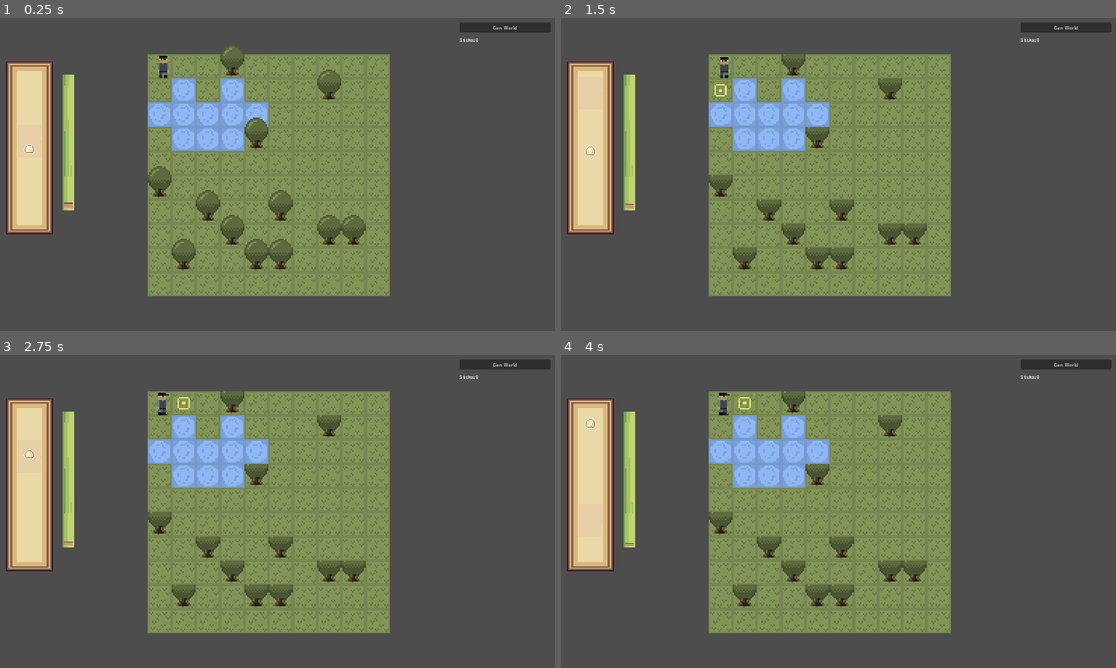
Above: before the commit, frames 1-4 (two rows, left to right).
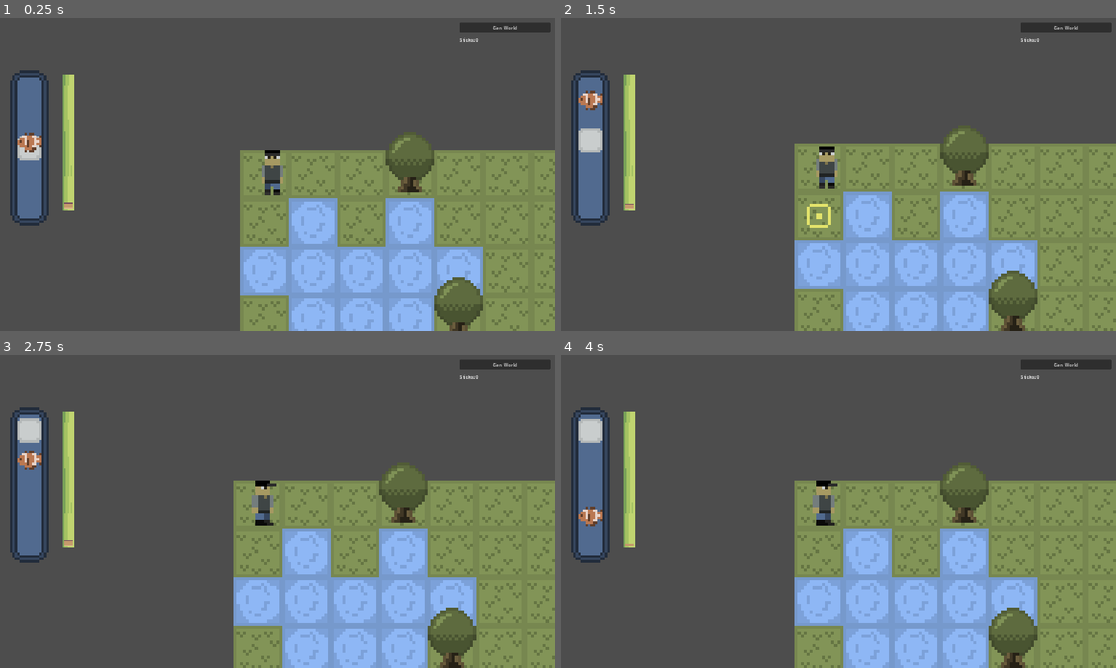
Above: after the commit, the same moments.

Repository: fatherboard28/Godot-Experiment
Game: Godot game, scene res://scenes/game_level.tscn
The game is run twice, just before and just after one commit, with the same random seed, the same clock (stepped at 60 frames per second) and the same inputs.
Inputs:
- Up to frame 1 (0.25 s): no input
- Up to frame 2 (1.5 s): hold D (right) 0.53-1.28 s; tap E (harvest, bound only before the commit) at 0.6 s; tap Q (reel) at 0.8, 1.35 s; hold S (down) from 1.28 s (still down)
- Up to frame 3 (2.75 s): tap E (harvest, bound only before the commit) at 1.55, 2.1 s; release S (down) at 2.03 s; hold D (right) from 2.03 s (still down); tap Q (reel) at 2.3 s
- Up to frame 4 (4 s): release D (right) at 2.78 s; hold W (up) 2.78-3.53 s; tap Q (reel) at 2.85, 3.8 s; tap E (harvest, bound only before the commit) at 3.05, 3.6 s; hold A (left) from 3.53 s (still down)

The runs differ from the first frame. In frame 1, 54% of the frame differs, in the area x 1-100%, y 9-100%; in frame 2, 54%, in the area x 1-100%, y 11-100%; in frame 3, 54%; in frame 4, 54%.

Commit message:
switched over all art

Diff:
--- a/project.godot
+++ b/project.godot
@@ -51,7 +51,7 @@
 "events": [Object(InputEventKey,"resource_local_to_scene":false,"resource_name":"","device":-1,"window_id":0,"alt_pressed":false,"shift_pressed":false,"ctrl_pressed":false,"meta_pressed":false,"pressed":false,"keycode":0,"physical_keycode":87,"key_label":0,"unicode":119,"echo":false,"script":null)
 ]
 }
-harvest={
+interact={
 "deadzone": 0.5,
 "events": [Object(InputEventKey,"resource_local_to_scene":false,"resource_name":"","device":-1,"window_id":0,"alt_pressed":false,"shift_pressed":false,"ctrl_pressed":false,"meta_pressed":false,"pressed":false,"keycode":0,"physical_keycode":69,"key_label":0,"unicode":101,"echo":false,"script":null)
 ]
--- a/scenes/fish_panel.tscn
+++ b/scenes/fish_panel.tscn
@@ -1,17 +1,15 @@
-[gd_scene load_steps=9 format=3 uid="uid://cwbbroj7okj11"]
+[gd_scene load_steps=7 format=3 uid="uid://cwbbroj7okj11"]
 
 [ext_resource type="Script" path="res://scripts/fish.gd" id="1_tryia"]
-[ext_resource type="Texture2D" uid="uid://bdcmnjlhs6ilt" path="res://art/testart/barart2.png" id="2_0var0"]
-[ext_resource type="Texture2D" uid="uid://tg5ouvyppgm8" path="res://art/Sprout Lands - Sprites - Basic pack/Objects/Egg item.png" id="3_0l13a"]
-[ext_resource type="Texture2D" uid="uid://q61m38lf2f3t" path="res://art/Sprout Lands - Sprites - Basic pack/Tilesets/Tilled Dirt.png" id="3_0s5fu"]
+[ext_resource type="Texture2D" uid="uid://bo3dri22p1kry" path="res://art/testart/newTest.png" id="2_lt8xn"]
 [ext_resource type="Texture2D" uid="uid://vlnwin23376i" path="res://art/Sprout Lands - Sprites - Basic pack/Tilesets/Hills.png" id="7_ps7yl"]
 [ext_resource type="Texture2D" uid="uid://bjiucca2sto7v" path="res://art/Sprout Lands - Sprites - Basic pack/Tilesets/Wooden House.png" id="8_c1yo4"]
 
 [sub_resource type="RectangleShape2D" id="RectangleShape2D_u6g4u"]
-size = Vector2(7.93745, 23.0928)
+size = Vector2(5.57544, 10.125)
 
 [sub_resource type="RectangleShape2D" id="RectangleShape2D_08dgs"]
-size = Vector2(20, 14.2)
+size = Vector2(7.5, 14.2)
 
 [node name="fish_panel" type="CanvasLayer"]
 script = ExtResource("1_tryia")
@@ -19,37 +17,41 @@
 [node name="panel" type="Sprite2D" parent="."]
 unique_name_in_owner = true
 position = Vector2(186, 475)
-scale = Vector2(5.20312, 4.54688)
-texture = ExtResource("2_0var0")
+scale = Vector2(8, 8)
+texture = ExtResource("2_lt8xn")
+hframes = 8
+vframes = 2
+frame = 8
 
 [node name="bar" type="Area2D" parent="panel"]
 unique_name_in_owner = true
 
 [node name="CollisionShape2D" type="CollisionShape2D" parent="panel/bar"]
-position = Vector2(0.0960922, -0.329872)
+position = Vector2(0.0625019, -0.5625)
 scale = Vector2(1.816, 1)
 shape = SubResource("RectangleShape2D_u6g4u")
 
 [node name="bar_sprite" type="Sprite2D" parent="panel/bar"]
-position = Vector2(1.90735e-06, -0.65979)
-scale = Vector2(1.42692, 2.22131)
-texture = ExtResource("3_0s5fu")
-hframes = 12
-vframes = 12
-frame = 1
+position = Vector2(2.08165e-12, 2.08165e-12)
+texture = ExtResource("2_lt8xn")
+hframes = 8
+vframes = 8
+frame = 33
 
-[node name="hook" type="Area2D" parent="panel"]
+[node name="fish" type="Area2D" parent="panel"]
 unique_name_in_owner = true
 
-[node name="CollisionShape2D" type="CollisionShape2D" parent="panel/hook"]
+[node name="CollisionShape2D" type="CollisionShape2D" parent="panel/fish"]
 position = Vector2(0.0500069, 0)
 rotation = -1.5708
 scale = Vector2(0.5, 0.5)
 shape = SubResource("RectangleShape2D_08dgs")
 
-[node name="hook_sprite" type="Sprite2D" parent="panel/hook"]
-scale = Vector2(0.5, 0.5)
-texture = ExtResource("3_0l13a")
+[node name="hook_sprite" type="Sprite2D" parent="panel/fish"]
+texture = ExtResource("2_lt8xn")
+hframes = 8
+vframes = 8
+frame = 41
 
 [node name="Sprite2D" type="Sprite2D" parent="."]
 position = Vector2(312, 457)
--- a/scenes/game_level.tscn
+++ b/scenes/game_level.tscn
@@ -1,9 +1,10 @@
-[gd_scene load_steps=5 format=3 uid="uid://dhhc4gsaykfmy"]
+[gd_scene load_steps=6 format=3 uid="uid://dhhc4gsaykfmy"]
 
 [ext_resource type="Script" path="res://scripts/controller.gd" id="1_2nybt"]
 [ext_resource type="PackedScene" uid="uid://dlso8ithhfaqh" path="res://scenes/player_cat.tscn" id="1_q4s3w"]
 [ext_resource type="PackedScene" uid="uid://by5vw77d8mi78" path="res://scenes/player_ui.tscn" id="3_nf1e8"]
 [ext_resource type="PackedScene" uid="uid://cwbbroj7okj11" path="res://scenes/fish_panel.tscn" id="3_xov3t"]
+[ext_resource type="Script" path="res://scripts/camera.gd" id="5_vm1xk"]
 
 [node name="GameLevel" type="Node2D"]
 position = Vector2(2, 0)
@@ -18,7 +19,9 @@
 unique_name_in_owner = true
 controller = NodePath("..")
 
-[node name="Camera2D" type="Camera2D" parent="."]
+[node name="camera" type="Camera2D" parent="."]
+unique_name_in_owner = true
 position = Vector2(2.08165e-12, 2.08165e-12)
-offset = Vector2(75, 75)
-zoom = Vector2(5, 5)
+offset = Vector2(2.08165e-12, 2.08165e-12)
+zoom = Vector2(10, 10)
+script = ExtResource("5_vm1xk")
--- a/scenes/player_cat.tscn
+++ b/scenes/player_cat.tscn
@@ -225,4 +225,4 @@
 flip_h = true
 hframes = 8
 vframes = 8
-frame = 18
+frame = 17
--- /dev/null
+++ b/scripts/camera.gd
@@ -0,0 +1,7 @@
+extends Camera2D
+
+@onready var player = %player
+
+func _physics_process(_delta):
+	position_smoothing_enabled = true
+	position = player.position
--- a/scripts/fish.gd
+++ b/scripts/fish.gd
@@ -1,7 +1,7 @@
 extends CanvasLayer
 class_name Fishing
 
-@onready var hook = %hook
+@onready var fish = %fish
 @onready var bar = %bar
 @onready var last_pressed = Time.get_ticks_msec()
 @onready var bar_last_dir_changed = Time.get_ticks_msec()
@@ -9,13 +9,13 @@
 
 var velocity : float = 0
 
-var bar_vel : float = 0
+var fish_vel : float = 0
 
 var points : float = 10
 var max_points : float = 100
 var count_points : bool = false
 
-var bounds : int = 45
+var bounds : int = 24
 
 var win : bool = false
 var lose : bool = false
@@ -35,36 +35,35 @@
 		progress.scale = Vector2(1,ratio)
 
 
-	#move hook------------------------------------------------
+	#move bar------------------------------------------------
 	if (Input.is_action_just_pressed("reel") && last_pressed+250 < Time.get_ticks_msec()):
 		last_pressed = Time.get_ticks_msec()
-		velocity += .5
+		velocity += .2
 
-	if (hook.position.y <= bounds && hook.position.y >= (-1 * bounds)):
-		hook.position += Vector2(0,(velocity*-1))
-		if (hook.position.y < (-1 * bounds)):
+	if (bar.position.y <= bounds && bar.position.y >= (-1 * bounds)):
+		bar.position += Vector2(0,(velocity*-1))
+		if (bar.position.y < (-1 * bounds)):
 			velocity = 0
-			hook.position = Vector2(hook.position.x, (-1 * bounds))
+			bar.position = Vector2(bar.position.x, (-1 * bounds))
 
-	if (hook.position.y >= bounds):
+	if (bar.position.y >= bounds):
 		velocity = 0
-		hook.position = Vector2(hook.position.x, bounds)
+		bar.position = Vector2(bar.position.x, bounds)
 	else:
-		velocity -= .4 * _delta
+		velocity -= .1 * _delta
 
-	#move bar------------------------------------------------
-
-	if (bar.position.y <= bounds && bar.position.y >= (-1*bounds)):
-		bar.position = Vector2(0, fish_path_1(Time.get_ticks_msec()))
-		if (bar.position.y < (-1*bounds)):
-			bar_vel = 0
-			bar.position = Vector2(0, (-1*bounds))
-		if (bar.position.y > bounds):
-			bar_vel= 0
-			bar.position = Vector2(0, bounds)
+	#move fish------------------------------------------------
+	if (fish.position.y <= bounds && fish.position.y >= (-1*bounds)):
+		fish.position = Vector2(0, fish_path_1(Time.get_ticks_msec()))
+		if (fish.position.y < (-1*bounds)):
+			fish_vel = 0
+			fish.position = Vector2(0, (-1*bounds))
+		if (fish.position.y > bounds):
+			fish_vel= 0
+			fish.position = Vector2(0, bounds)
 
 func fish_path_1(x : float) -> float:
-	return sin(x/1000) * 40
+	return sin(x/1000) * 20
 
 
 
--- a/scripts/map.gd
+++ b/scripts/map.gd
@@ -71,12 +71,14 @@
 	for x in tile_to_add.size():
 		place_tile(tile_to_add[x].pos, tile_to_add[x].type)
 
-func harvest_resource(pos : Vector2i) -> tile_type:
-	if (map[xy_to_index(pos.x, pos.y)] == tile_type.TREE):
-		tmap.set_cell(1, pos, -1, Vector2i(-1,-1))
-		map[xy_to_index(pos.x, pos.y)] = tile_type.GRASS
-		return tile_type.TREE
-	return tile_type.EMPTY
+func harvest_resource(pos : Vector2i, type : tile_type):
+	match type:
+		tile_type.TREE:
+			#remove  tree sprite
+			tmap.set_cell(1, pos, -1, Vector2i(-1,-1))
+			tmap.set_cell(2, Vector2i(pos.x, pos.y-1), -1, Vector2i(-1,-1))
+			#set the map tile to the correct thing
+			map[xy_to_index(pos.x, pos.y)] = tile_type.GRASS
 
 func place_tile(pos : Vector2i, type : tile_type) -> bool:
 	if ((pos.x > 8 || pos.x < 0 || pos.y > 8 || pos.y < 0) && type != tile_type.TREE_TOP):
--- a/scripts/player_cat.gd
+++ b/scripts/player_cat.gd
@@ -11,6 +11,8 @@
 @onready var map = get_node("/root/Map")
 var pos : Vector2i
 var selection : Vector2i
+
+var highlight_layer = 3
 
 
 
@@ -53,12 +55,12 @@
 	if (dir.get_dir(direction) && map.map[map.xy_to_index(tmp.x, tmp.y)] == map.tile_type.GRASS):
 		pos = tmp
 		position = map.tmap.map_to_local(pos)
-		map.tmap.clear_layer(3)
+		map.tmap.clear_layer(highlight_layer)
 		dir.set_dir(direction,false)
 	else:
 		dir.clear_all()
 		selection = direction + pos
-		map.tmap.clear_layer(3)
+		map.tmap.clear_layer(highlight_layer)
 		dir.set_dir(direction,true)
 		animation_tree.set("parameters/Idle/blend_position", direction)
 		map.highlight_selected(tmp)
@@ -87,15 +89,19 @@
 		handle_move(Vector2i(-1,0))
 	if (Input.is_action_just_pressed("right")):
 		handle_move(Vector2i(1,0))
-	if (Input.is_action_just_pressed("harvest")):
-		var type = map.harvest_resource(selection)
+	if (Input.is_action_just_pressed("interact")):
+		var type = map.map[map.xy_to_index(selection.x,selection.y)]
 		match type:
+			map.tile_type.WATER:
+				var g = 1
+				#handle fishing
 			map.tile_type.TREE:
+				map.harvest_resource(selection, map.tile_type.TREE)
 				controller.update_ui_num(1)
 
 		selection = Vector2i.ZERO
 		dir.clear_all()
-		map.tmap.clear_layer(2)
+		map.tmap.clear_layer(highlight_layer)
 
 func pick_new_state():
 	if(velocity != Vector2.ZERO):
Binary file changed: art/testart/newTest.png
Not shown, changed: art/testart/newTest.png.import
